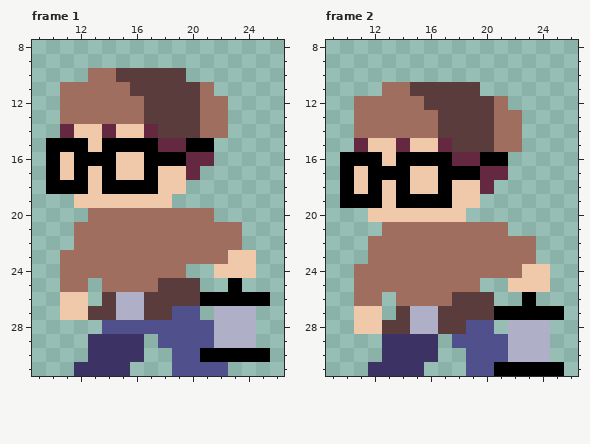
Pixel-art file: Game/Sprites/Player/Idle/Idle_Left.ase. Above is the file before it was changed.
32x32 pixels, 2 frames. Shown: frame 1: x 9..26, y 8..31; frame 2: x 9..26, y 8..31.
The same view after the edit:
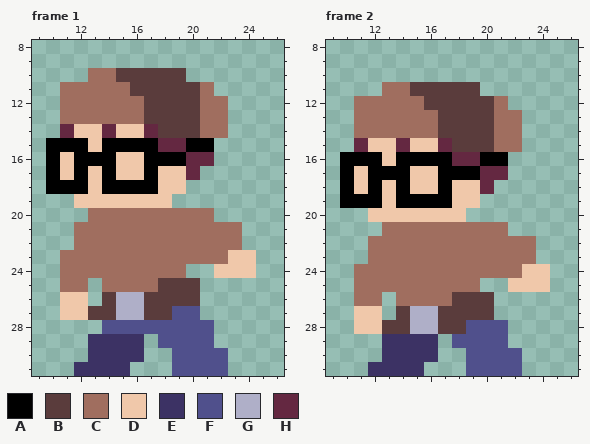
Palette (. is transparent): A #000000  B #5a3c3c  C #a06e5f  D #f0c8aa  E #3c3264  F #50508c  G #afafc8  H #642841
Edits made:
{"where": "frame 1"}
{"frame":1,"y":25,"x":23,"old":"A","new":"."}
{"frame":1,"y":26,"x":21,"old":"AAAAA","new":"....."}
{"frame":1,"y":27,"x":22,"old":"GGG","new":"..."}
{"frame":1,"y":28,"x":22,"old":"GGG","new":"..."}
{"frame":1,"y":29,"x":22,"old":"GGG","new":"..."}
{"frame":1,"y":30,"x":21,"old":"AAAAA","new":"FF..."}
{"where": "frame 2"}
{"frame":2,"y":26,"x":23,"old":"A","new":"."}
{"frame":2,"y":27,"x":21,"old":"AAAAA","new":"....."}
{"frame":2,"y":28,"x":21,"old":".GGG","new":"F..."}
{"frame":2,"y":29,"x":22,"old":"GGG","new":"..."}
{"frame":2,"y":30,"x":22,"old":"GGG","new":"F.."}
{"frame":2,"y":31,"x":21,"old":"AAAAA","new":"FF..."}
{"label":"changed","picture_box":[200,278,270,362]}
{"label":"changed","picture_box":[494,292,564,376]}
